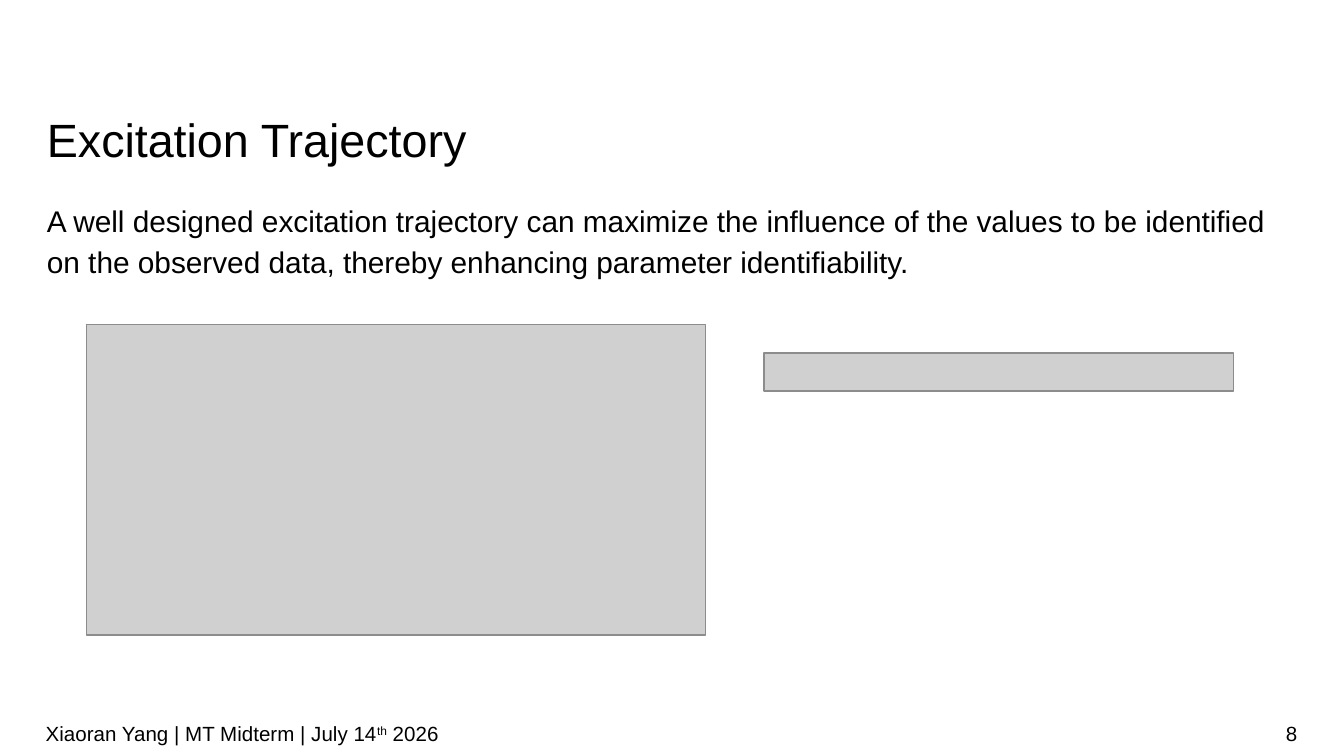
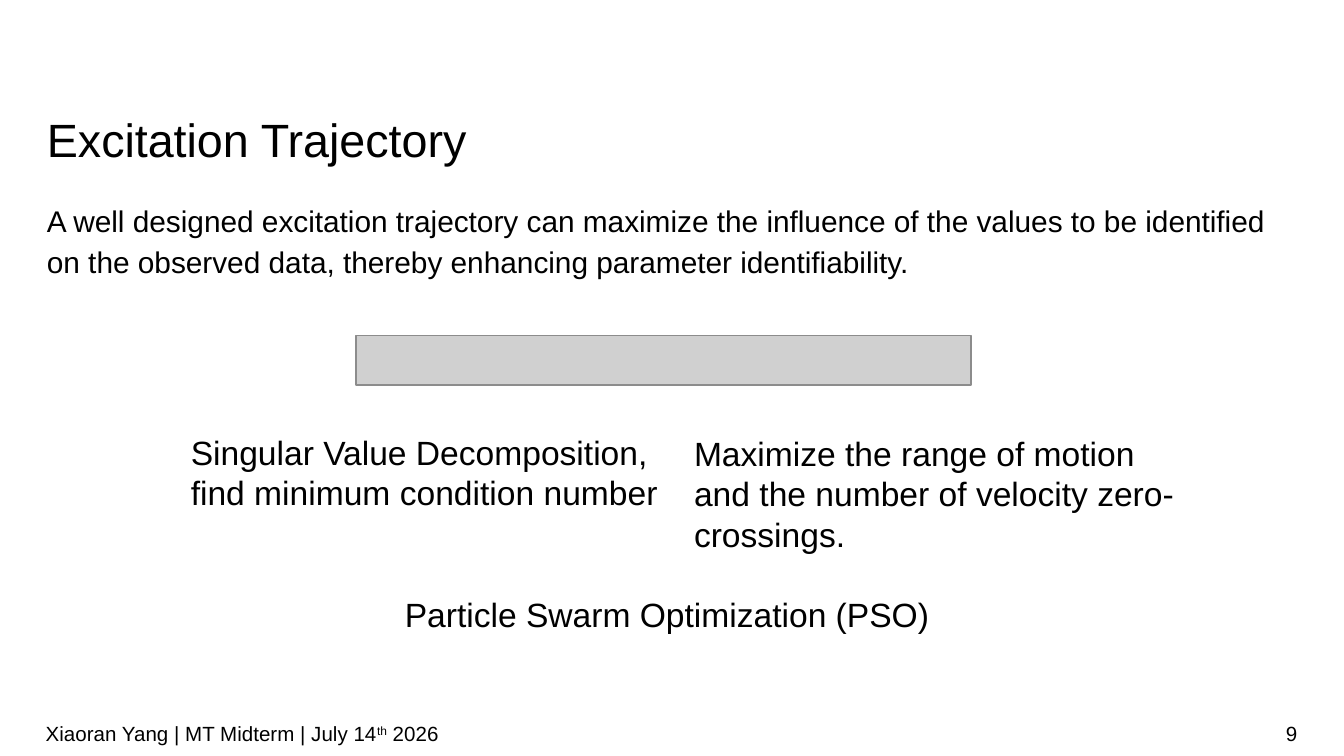
Before and after one commit to IDoccupled/identification, a slide deck: slide 9 of presentation/Midterm.odp (slide 8 before the commit). Drawn at 1344x756 pixels with LibreOffice and Linux fonts; fonts in the diff are those of the drawing; grey boxes stand for pictures; background and template pictures are left out. Boxes give left, top, right and bottom in pixels: in the first picture for what was removed or moved away, otherwise in the second. Text is boxed around its words. In the diff, an @@ line names an element or a change of style, - is before the commit and + after.

Commit message:
slides

```diff
--- a/presentation/Midterm.odp
+++ b/presentation/Midterm.odp
@@ picture removed at (86,325,706,636) @@
@@ picture: place and size @@
-picture at (765,353,1234,391)
+picture at (356,335,972,384)
@@ rectangle added at (460,337,652,382), fill #AFD095 @@
@@ rectangle added at (691,337,960,382), fill #B4C7DC @@
@@ text added at (191,440,658,506), 18 pt, text #000000 @@
+Singular Value Decomposition,
+find minimum condition number
@@ text added at (694,441,1174,553), 18 pt, text #000000 @@
+Maximize the range of motion and the number of velocity zero-crossings.
@@ text added at (405,602,929,633), 18 pt, text #000000 @@
+Particle Swarm Optimization (PSO)
@@ page number at (1286,726,1297,741): text changed @@
-8
+9
```
Also in this commit, not shown: 5 other slides changed, 1 slide added.
